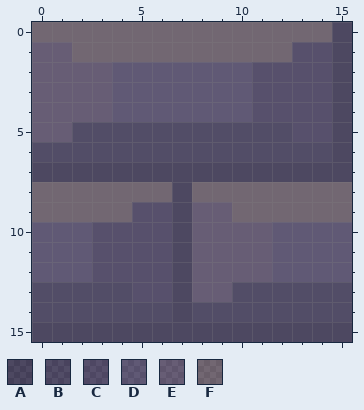
Pixel-art file, stored at aseprite/medium_cut_amethyst_block.aseprite. The picture above was drawn from the file before the commit.
16x16 pixels, 1 frame.
Palette (. is transparent): A #64479e3d  B #7a5bb53d  C #8d6acc3d  D #b38ef33d  E #cfa0f33d  F #fecbe63d
Pixels before, first column x 0:
 0 FFFFFFFFFFFFFFFA
 1 EEFFFFFFFFFFFCCA
 2 EEEEDDDDDDDCCCCA
 3 EEEEDDDDDDDCCCCA
 4 EEEEDDDDDDDCCCCA
 5 EEBBBBBBBBBBBCCA
 6 BBBBBBBBBBBBBBBA
 7 AAAAAAAAAAAAAAAA
 8 FFFFFFFAFFFFFFFF
 9 FFFFFCCAEEFFFFFF
10 DDDCCCCAEEEEDDDD
11 DDDCCCCAEEEEDDDD
12 DDDCCCCAEEEEDDDD
13 BBBBBCCAEEBBBBBB
14 BBBBBBBABBBBBBBB
15 AAAAAAAAAAAAAAAA
Now the later version:
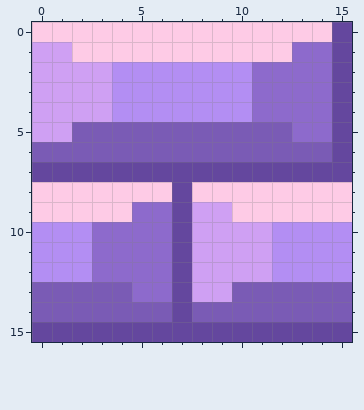
Diff:
layer "Layer 5" opacity 24% -> 100%
colour A: #64479e3d -> #64479e
colour B: #7a5bb53d -> #7a5bb5
colour C: #8d6acc3d -> #8d6acc
colour D: #b38ef33d -> #b38ef3
colour E: #cfa0f33d -> #cfa0f3
colour F: #fecbe63d -> #fecbe6
Boxes around the changes in both pictures, in picture pixels (x1, y1, x2, y2):
changed: (32, 22, 352, 342)
